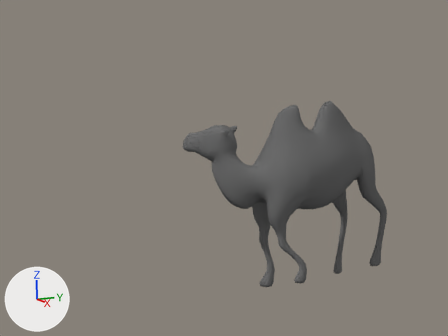
The Blender file camel.blend, before and after one commit.
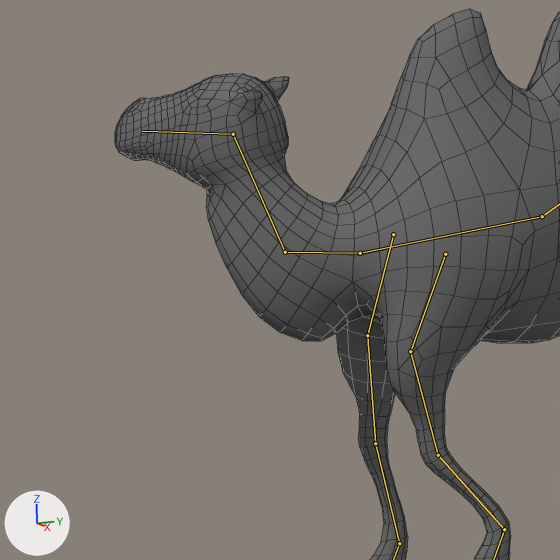
Each version is shown from the file's camera 'Camera', then close up on the part from 33% to 72% of the width and 30% to 83% of the height. The axes (+X, +Y, +Z) are drawn at lower left. The lights are the same throughout. Both versions are drawn at frame 41 of the action 'walk_path'; the numbers are the values there. The bones that bend it are drawn over the model as lines in the close-ups. The close-ups show mesh edges as thin lines.

The first close-up shows 'Camel'.
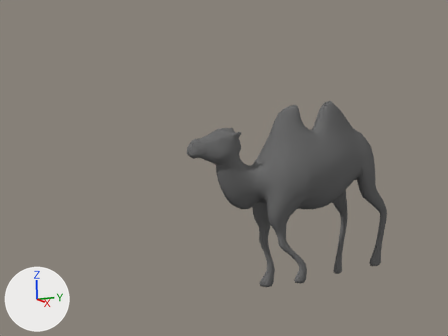
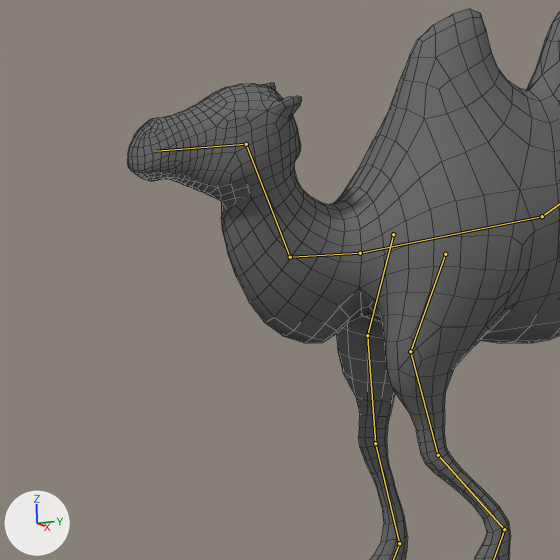
Commit message: reduce turning of head towards end of walk_path for a slower transition to drink, save on 1st frame essential for correct start pos of stand-up!

Location of each change, [x1, y1, x2, y2] in pixels of the close-ups (560 x 560 px):
'Camel', posed
    before: [115, 9, 560, 560]
    after: [127, 9, 560, 560]
bone 'Head', root to tip
    before: (233, 134) to (142, 131)
    after: (246, 144) to (155, 151)

The edits, one by one:
Bone 'Head' (bone_head) moves from (0.475, -0.106, -0.004) to (0.308, -0.003, -0.003).
Bone 'Head' (bone_head) turns from (0, 0, -61) to (0, 0, -25) degrees about its own x, y and z.
